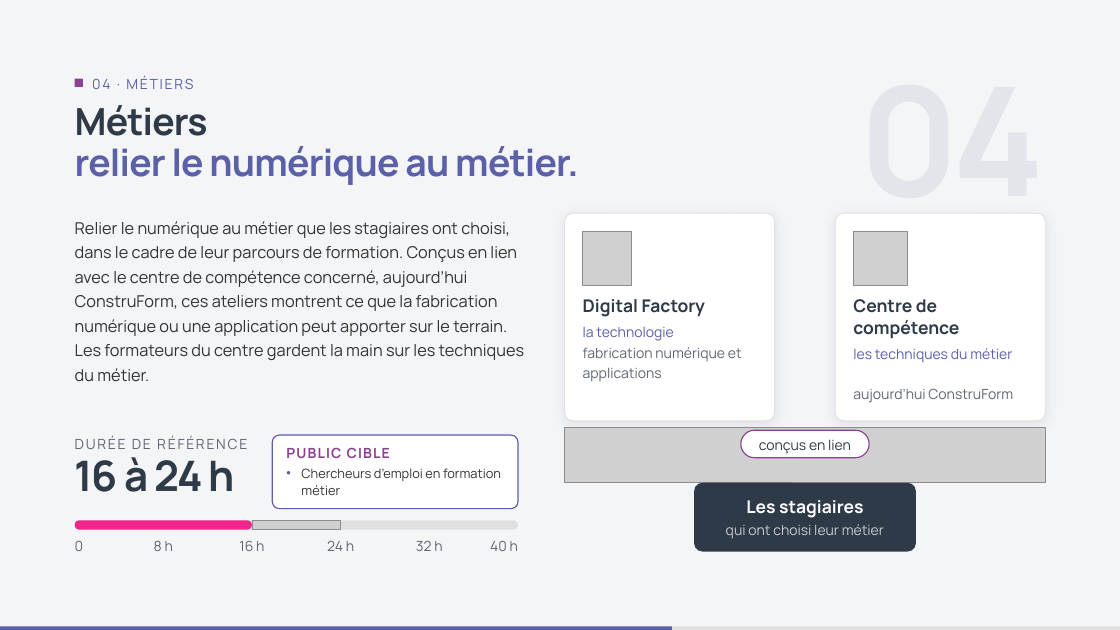
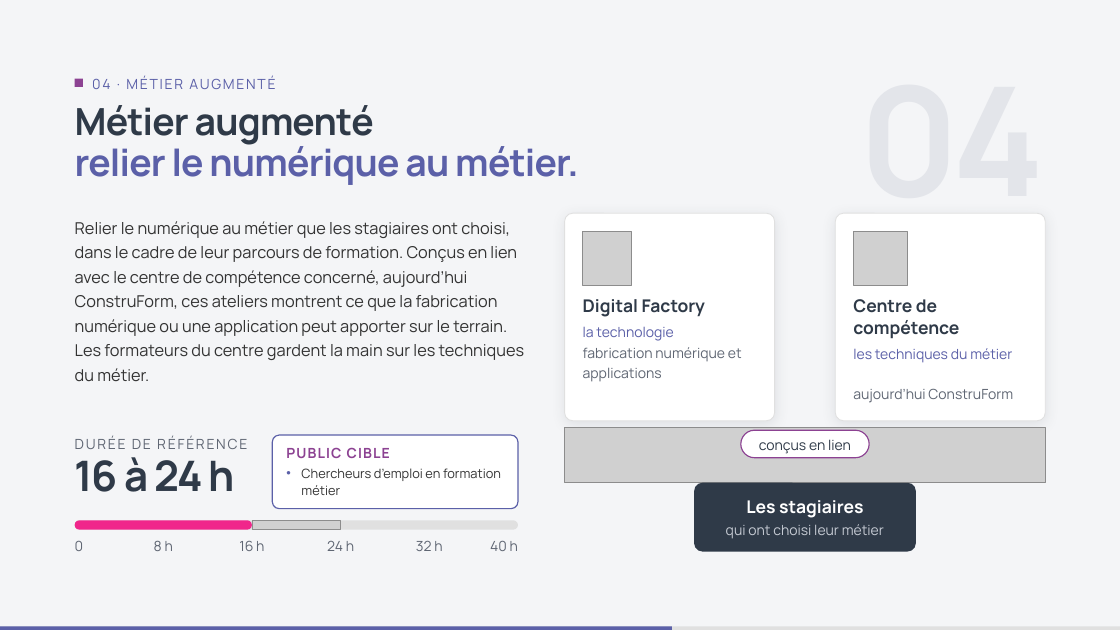
Before and after one commit to DigitalFactory-lab/Catalogue-DigitalFactory, a slide deck: slide 6 of Types-ateliers-Digital-Factory.pptx. Drawn at 1120x630 pixels with LibreOffice and Linux fonts; fonts in the diff are those of the drawing; grey boxes stand for pictures. Boxes give left, top, right and bottom in pixels: in the first picture for what was removed or moved away, otherwise in the second. Text is boxed around its words. In the diff, an @@ line names an element or a change of style, - is before the commit and + after.

```diff
--- a/Types-ateliers-Digital-Factory.pptx
+++ b/Types-ateliers-Digital-Factory.pptx
@@ text at (92,75,275,89): text changed @@
-04 · MÉTIERS
+04 · MÉTIER AUGMENTÉ
@@ title at (75,105,374,145): text changed @@
-Métiers
+Métier augmenté
```
Also in this commit, not shown: 5 other slides changed, 11 other files.
